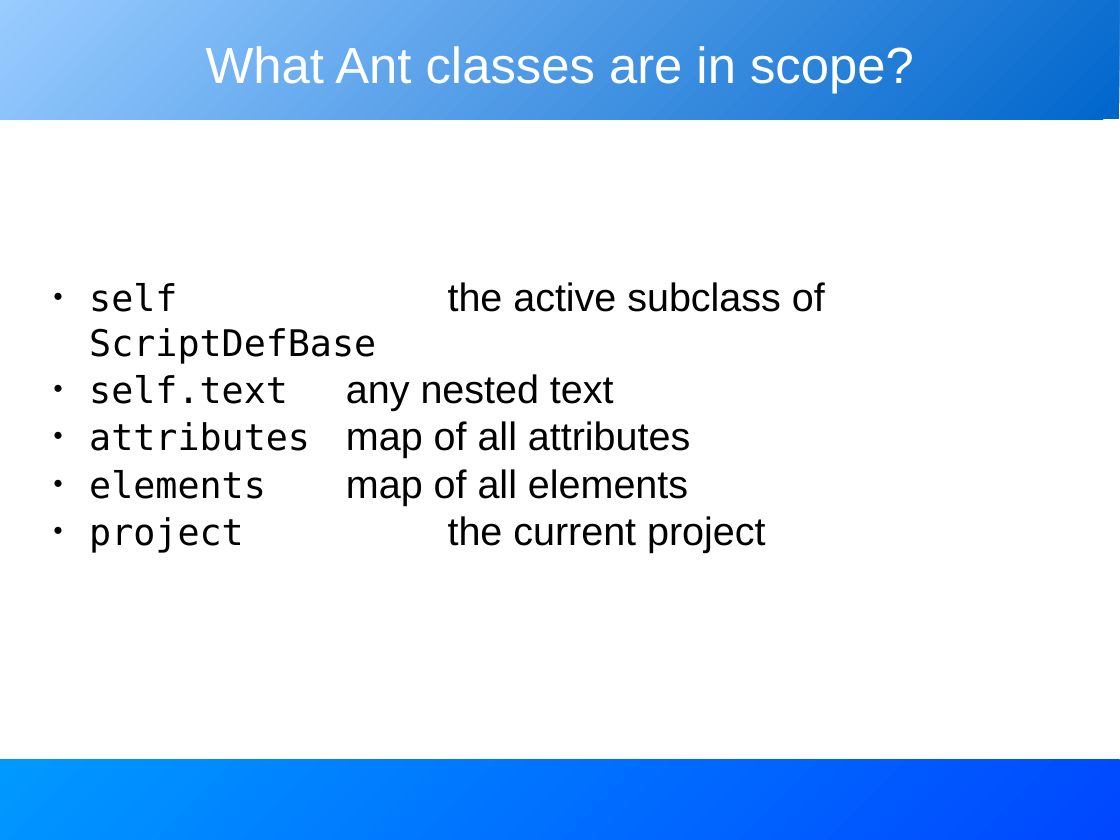
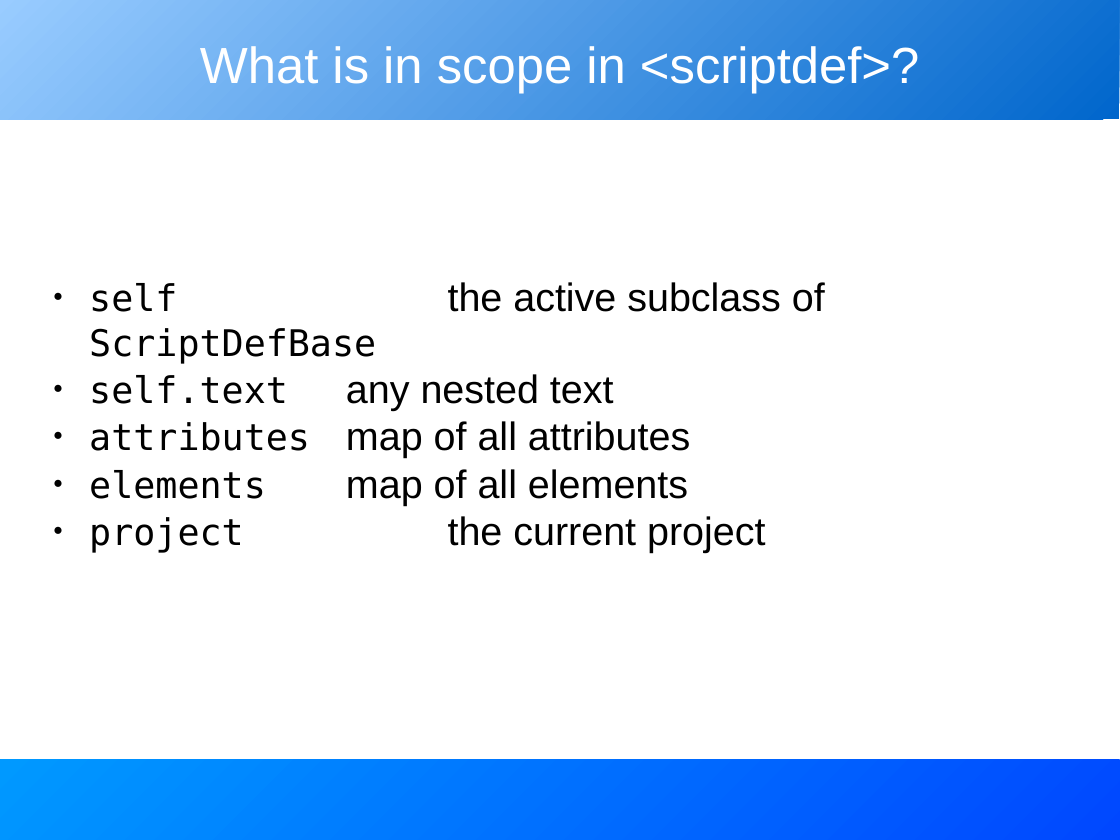
Before and after one commit to BeatrizTercero/repoSvnAnt, a slide deck: slide 13 of core/trunk/docs/slides/extending_ant.odp. Drawn at 1120x840 pixels with LibreOffice and Linux fonts; fonts in the diff are those of the drawing. Boxes give left, top, right and bottom in pixels: in the first picture for what was removed or moved away, otherwise in the second. Text is boxed around its words. In the diff, an @@ line names an element or a change of style, - is before the commit and + after.

```diff
--- a/core/trunk/docs/slides/extending_ant.odp
+++ b/core/trunk/docs/slides/extending_ant.odp
@@ title at box(200, 46, 919, 93): text changed @@
-What Ant classes are in scope?
+What is in scope in <scriptdef>?
```
Also in this commit, not shown: 10 other slides changed, 4 slides added.
